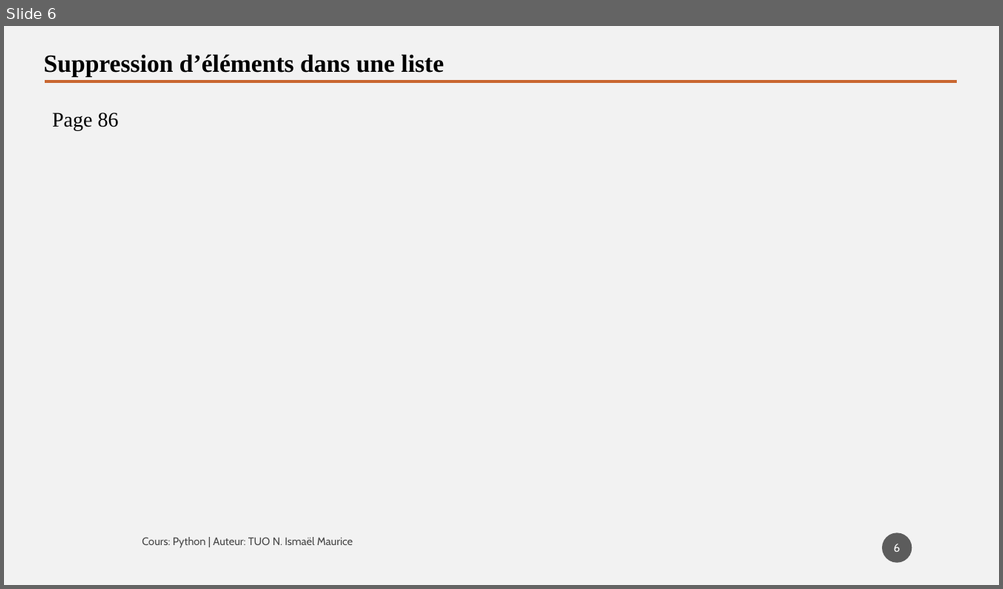
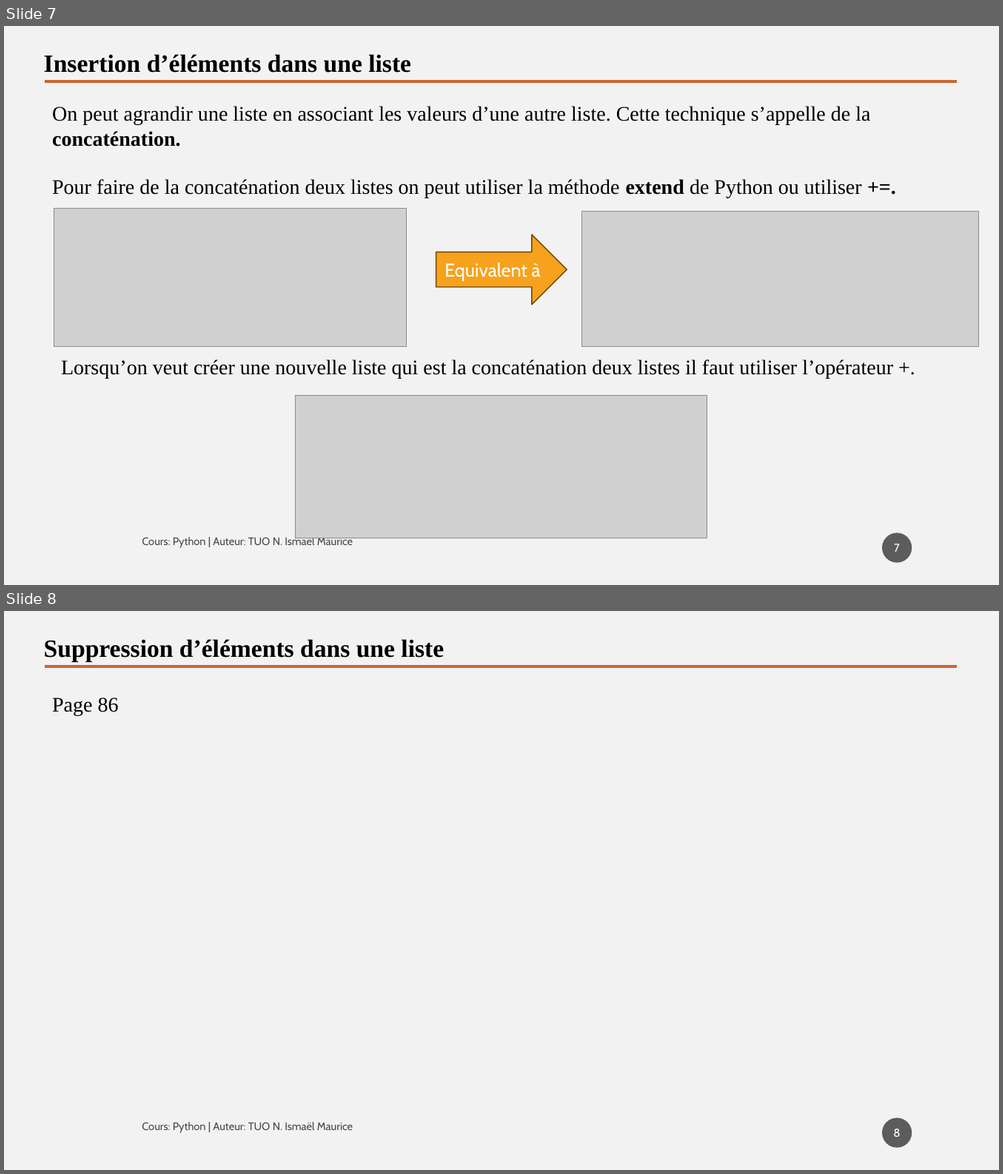
Before and after one commit to tisma95/cours-python, a slide deck: source/Chapitre 9 - Les listes.pptx. Shown one above the other, each under a label of ours: slide 6 before the commit, slides 7 and 8 after it. The pictures are 1003x589 and 1003x1174 pixels, drawn with LibreOffice and Linux fonts; fonts in the diff are those of the drawing; grey boxes stand for pictures. Boxes give left, top, right and bottom in pixels: in the first picture for what was removed or moved away, otherwise in the second. Text is boxed around its words. In the diff, an @@ line names an element or a change of style, - is before the commit and + after.

Commit message:
Feat (chp9): Chapitre sur les liste

```diff
--- a/source/Chapitre 9 - Les listes.pptx
+++ b/source/Chapitre 9 - Les listes.pptx
@@ slide 7 added at (4,26,999,585), background #F2F2F2 @@
@@ text added at (44,54,411,73), 24 pt, text #000000, bold @@
+Insertion d’éléments dans une liste
@@ line added from (45, 82) to (957, 82), #C96731 2.5 pt @@
@@ text added at (52,106,870,147), 20 pt, text #000000 @@
+On peut agrandir une liste en associant les valeurs d’une autre liste. Cette technique s’appelle de la concaténation.
@@ text added at (52,179,862,198), 20 pt, text #000000 @@
+Pour faire de la concaténation deux listes on peut utiliser la méthode extend de Python ou utiliser +=.
@@ picture added at (54,209,406,347) @@
@@ picture added at (581,212,979,348) @@
@@ right arrow added at (436,235,566,305), fill #F6A21D, outline #6C470D 1 pt, 18 pt, text #FFFFFF @@
+Equivalent à
@@ text added at (61,360,893,379), 20 pt, text #000000 @@
+Lorsqu’on veut créer une nouvelle liste qui est la concaténation deux listes il faut utiliser l’opérateur +.
@@ picture added at (295,396,707,539) @@
@@ text added at (142,536,353,548), 10.5 pt, text #000000 at 70% opacity @@
+Cours: Python | Auteur: TUO N. Ismaël Maurice
@@ page number added at (882,534,912,563), fill #1D1D1D at 70% opacity, 11 pt, text #FFFFFF @@
+7
@@ what was slide 6 is now slide 8 @@
@@ page number at (893,1129,899,1137): text changed @@
-6
+8
```
Also in this commit, not shown: 4 slides changed, 1 other slide added, 1 other file.
